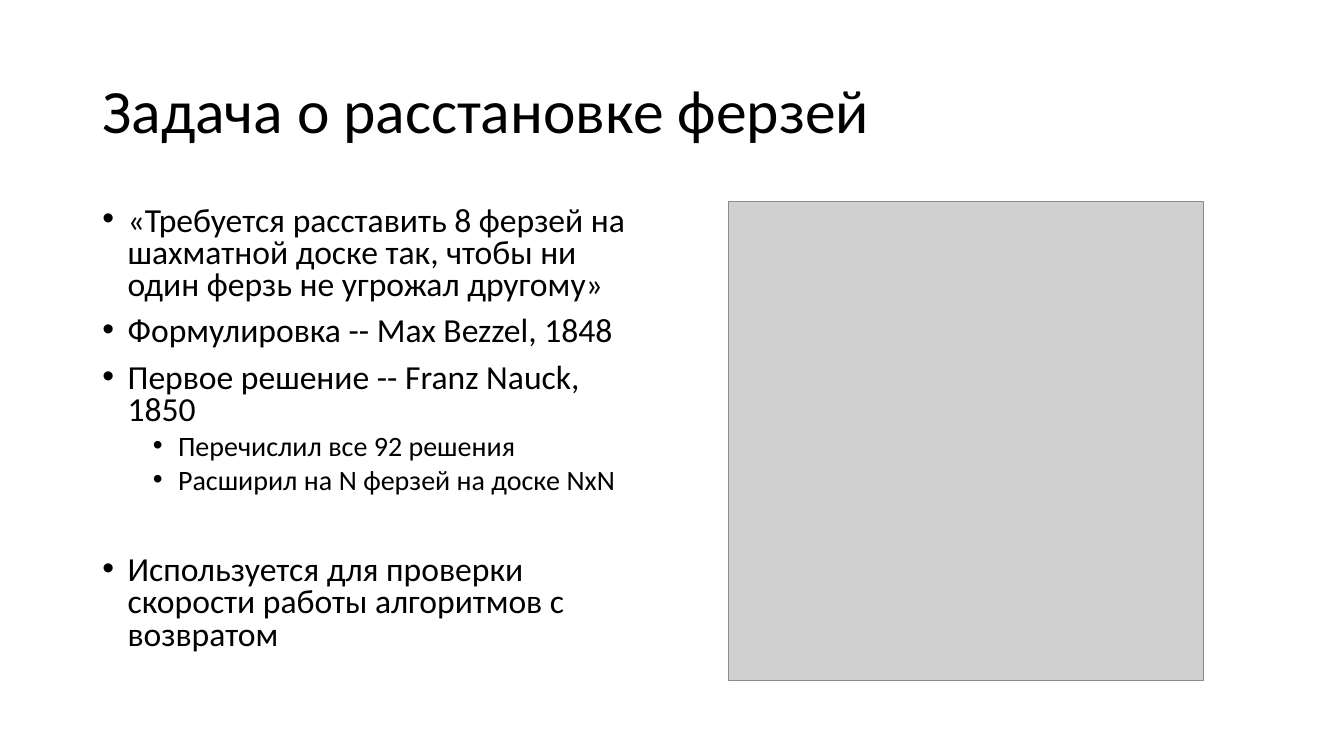
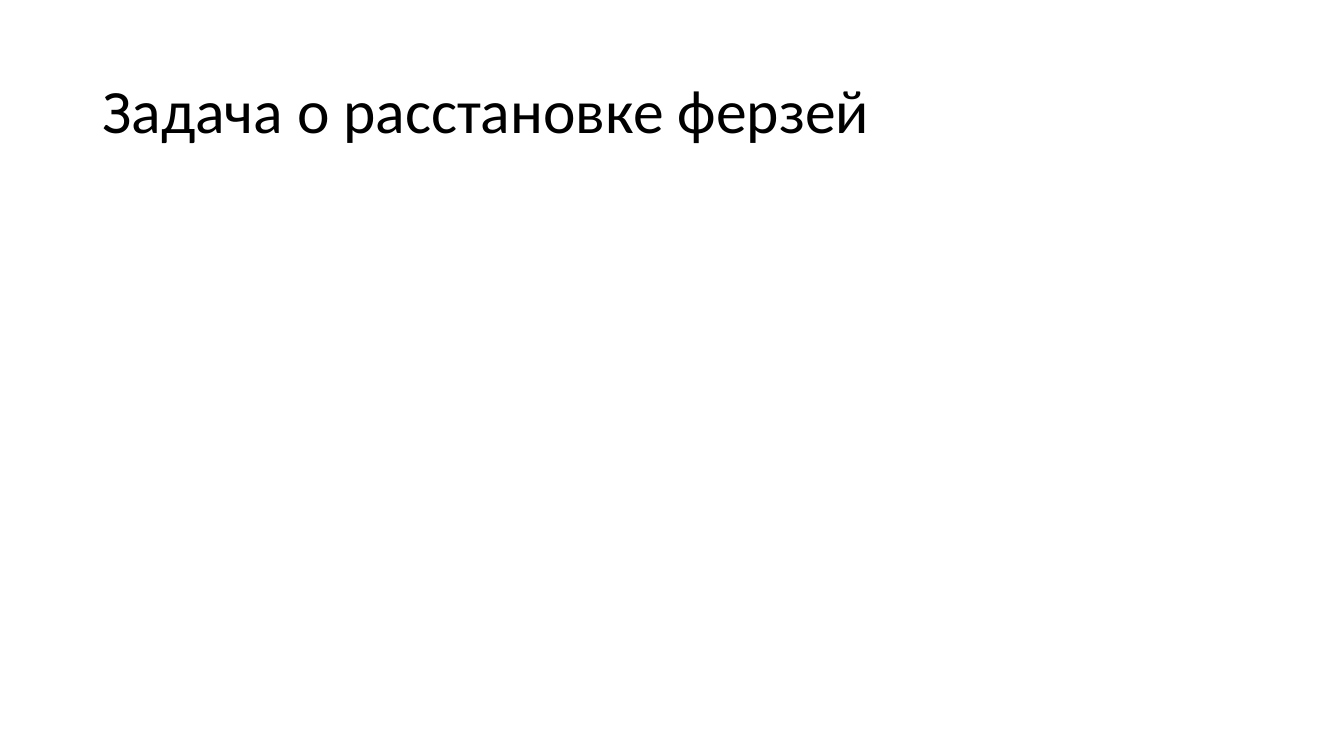
Before and after one commit to Evgueni-Petrov-aka-espetrov/Algorithms-and-Programming-in-C-pptx, a slide deck: slide 119 of 20 Алгоритмы с возвратом.pptx (slide 21 before the commit). Drawn at 1344x756 pixels with LibreOffice and Linux fonts; fonts in the diff are those of the drawing; grey boxes stand for pictures. Boxes give left, top, right and bottom in pixels: in the first picture for what was removed or moved away, otherwise in the second. Text is boxed around its words. In the diff, an @@ line names an element or a change of style, - is before the commit and + after.

Commit message:
разбил на слои; добавил про связь с обходом в глубину графа решений; сформулировал обход конем и расстановку ферзей в терминах принадлежности множеству

```diff
--- a/20 Алгоритмы с возвратом.pptx
+++ b/20 Алгоритмы с возвратом.pptx
@@ rectangle added at <box>69,187,1256,700</box>, fill #FFFFFF @@
@@ text removed at <box>128,209,625,652</box> @@
-• «Требуется расставить 8 ферзей на шахматной доске так, чтобы ни один ферзь не угрожал другомy»
-• Формулировка -- Max Bezzel, 1848
-• Первое решение -- Franz Nauck, 1850
-  • Перечислил все 92 решения
-  • Расширил на N ферзей на доске NxN
-• Используется для проверки скорости работы алгоритмов с возвратом
@@ picture removed at <box>728,202,1204,682</box> @@
```
Also in this commit, not shown: 15 other slides changed, 120 slides added, 1 slide removed.
